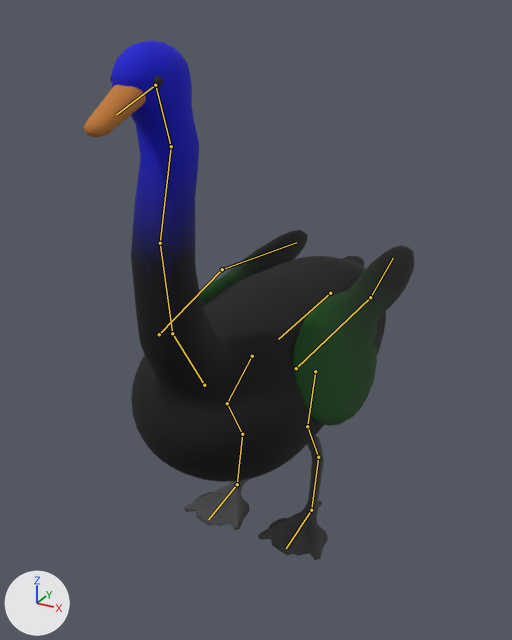
Before and after pictures for a commit that changed the glTF model assets/beast_swan.glb.
One viewpoint serves both versions: a 50 mm lens placed at (0.63, -1.193, 1.089), pointed at (-0.026, 0.0, 0.492). The lights are fixed; the arrows at lower left show +X, +Y and +Z. The first picture is the older version. The bones that change, and the others that lie on the model, are drawn over the model as lines.

Objects in the first picture: 'beast_swan_feather', 'beast_swan_horn'.
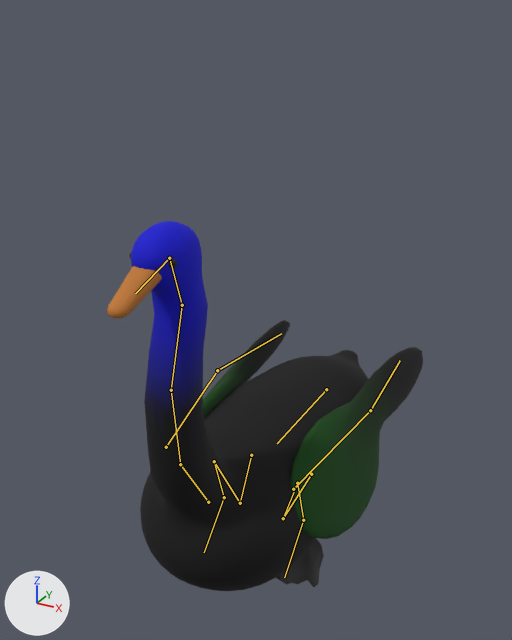
The newer file adds an action. The first version stands in its rest pose; the second is drawn at frame 1 of the action 'flap_float'.

What differs and where, as boxes (x1, y1, x2, y2) in the pictures (512 x 640 px):
'beast_swan_feather', posed (16% shorter)
    before: (112, 40, 415, 482)
    after: (131, 221, 423, 591)
'beast_swan_horn', posed (mostly hidden afterwards)
    before: (84, 75, 328, 560)
    after: (107, 253, 324, 587)
bone 'body', root to tip
    before: (330, 293) to (278, 339)
    after: (326, 389) to (277, 443)
bone 'thigh.L', root to tip
    before: (315, 371) to (307, 426)
    after: (311, 474) to (283, 518)
bone 'shin.L', root to tip
    before: (307, 426) to (318, 457)
    after: (283, 518) to (297, 483)
bone 'hock.L', root to tip
    before: (318, 457) to (311, 510)
    after: (297, 483) to (303, 520)
bone 'htoe.L', root to tip
    before: (311, 510) to (286, 548)
    after: (303, 520) to (284, 577)
bone 'thigh.R', root to tip
    before: (252, 356) to (227, 403)
    after: (251, 455) to (240, 503)
bone 'shin.R', root to tip
    before: (227, 403) to (242, 434)
    after: (240, 503) to (214, 461)
bone 'hock.R', root to tip
    before: (242, 434) to (237, 484)
    after: (214, 461) to (224, 497)
bone 'htoe.R', root to tip
    before: (237, 484) to (208, 519)
    after: (224, 497) to (204, 552)
bone 'wing1.L', root to tip
    before: (296, 368) to (370, 297)
    after: (293, 489) to (370, 410)
bone 'wing1.R', root to tip
    before: (159, 334) to (222, 269)
    after: (166, 447) to (217, 370)

The change in detail:
Bone 'body' (bone_body) moves from (0.0, 0.0, 0.0) to (0.0, 0.009, 0.274).
Bone 'body' (bone_body) turns from (0, 0, 0) to (-1, 0, 0) degrees about its own x, y and z.
Bone 'thigh.L' (bone_thigh_l) turns from (0, 0, 0) to (-11, 2, 21) degrees about its own x, y and z.
Bone 'shin.L' (bone_shin_l) turns from (0, 0, 0) to (167, -17, 13) degrees about its own x, y and z.
Bone 'hock.L' (bone_hock_l) turns from (0, 0, 0) to (-132, -13, 14) degrees about its own x, y and z.
Bone 'htoe.L' (bone_htoe_l) turns from (0, 0, 0) to (10, 0, 0) degrees about its own x, y and z.
Bone 'thigh.R' (bone_thigh_r) turns from (0, 0, 0) to (-13, -2, -20) degrees about its own x, y and z.
Bone 'shin.R' (bone_shin_r) turns from (0, 0, 0) to (176, 19, -13) degrees about its own x, y and z.
Bone 'hock.R' (bone_hock_r) turns from (0, 0, 0) to (-138, 12, -13) degrees about its own x, y and z.
Bone 'htoe.R' (bone_htoe_r) turns from (0, 0, 0) to (10, 0, 0) degrees about its own x, y and z.
Bone 'wing1.L' (bone_wing1_l) turns from (0, 0, 0) to (1, -3, -4) degrees about its own x, y and z.
Bone 'wing1.R' (bone_wing1_r) turns from (0, 0, 0) to (1, 3, 4) degrees about its own x, y and z.
